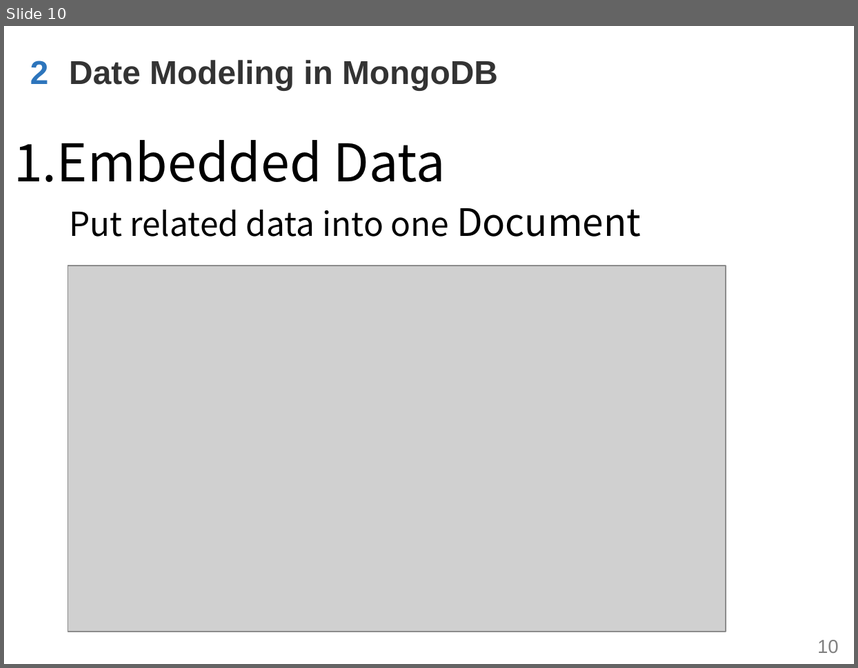
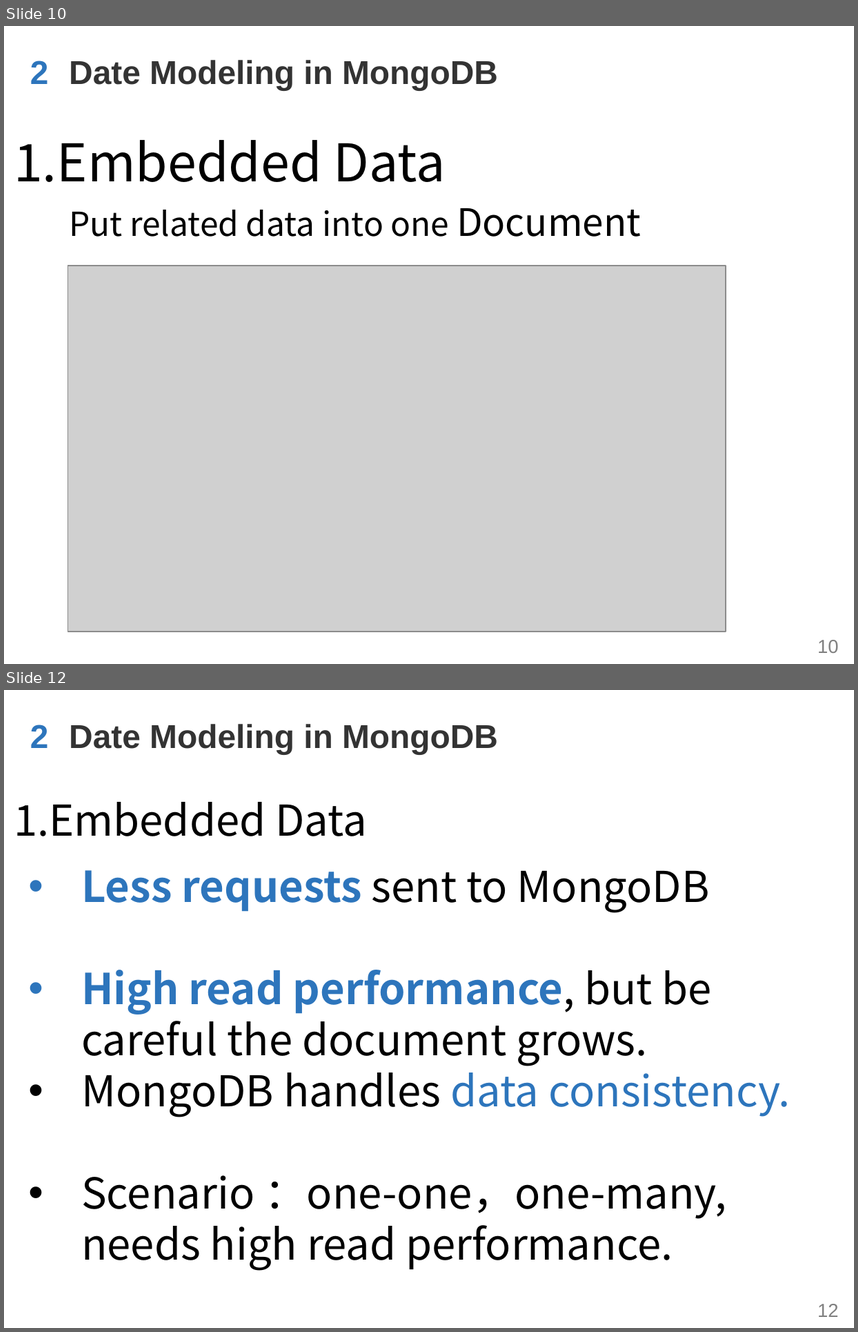
Before and after one commit to WenhaoXu/full-stack-web-course, a slide deck: db/mongodb/2017/materials/MongoDB_CH4_Modeling.pptx. Shown one above the other, each under a label of ours: slide 10 before the commit, slides 10 and 12 after it; the slides between them are not shown. The pictures are 858x668 and 858x1332 pixels, drawn with LibreOffice and Linux fonts; fonts in the diff are those of the drawing; grey boxes stand for pictures; background and template pictures are left out. Boxes give left, top, right and bottom in pixels: in the first picture for what was removed or moved away, otherwise in the second. Text is boxed around its words. In the diff, an @@ line names an element or a change of style, - is before the commit and + after.

Commit message:
[db] Finish CH4 modeling ppt

```diff
--- a/db/mongodb/2017/materials/MongoDB_CH4_Modeling.pptx
+++ b/db/mongodb/2017/materials/MongoDB_CH4_Modeling.pptx
@@ slide 12 added at (4, 690, 854, 1328), background #FFFFFF; not listed: 1 template element that a slide beside it also shows @@
@@ text added at (30, 724, 49, 748), 28 pt, text #2D75BC, bold @@
+2
@@ text added at (69, 724, 498, 754), 28 pt, text #333333, bold @@
+Date Modeling in MongoDB
@@ text added at (14, 802, 367, 836), 36 pt, text #000000 @@
+1.Embedded Data
@@ text added at (81, 870, 791, 1270), 36 pt, text #000000 @@
+• Less requests sent to MongoDB
+• High read performance, but be careful the document grows.
+• MongoDB handles data consistency.
+• Scenario ：one-one，one-many, needs high read performance.
```
Also in this commit, not shown: 1 slide changed, 13 other slides added.
